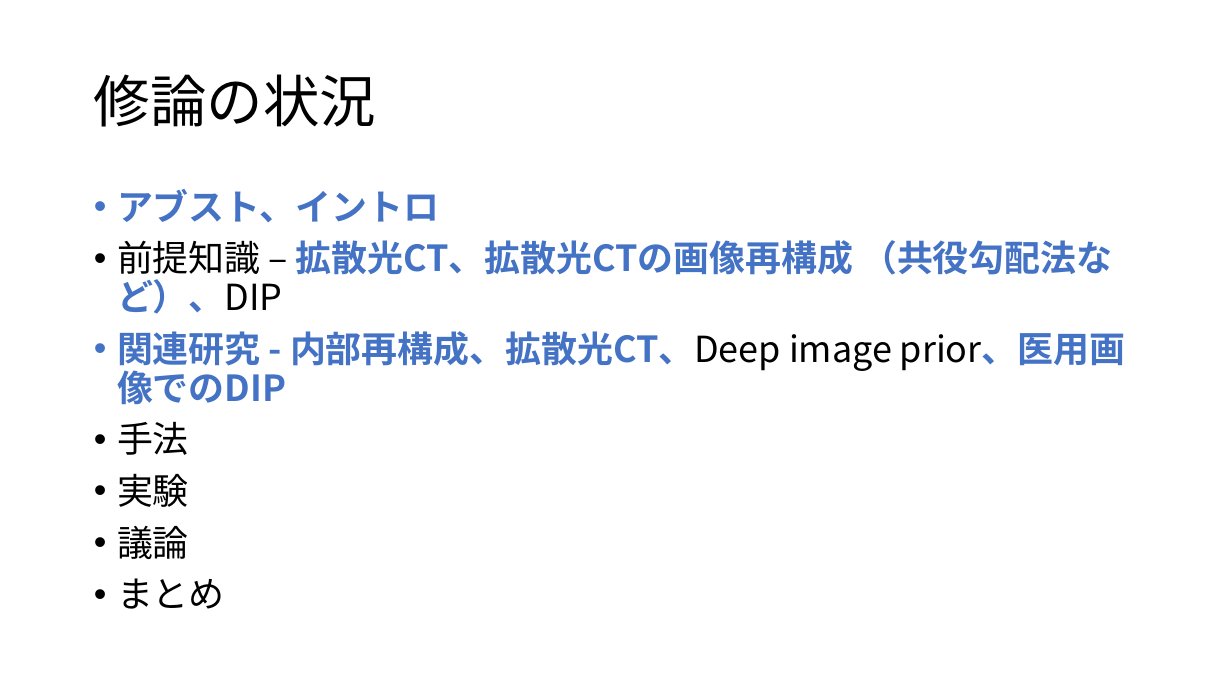
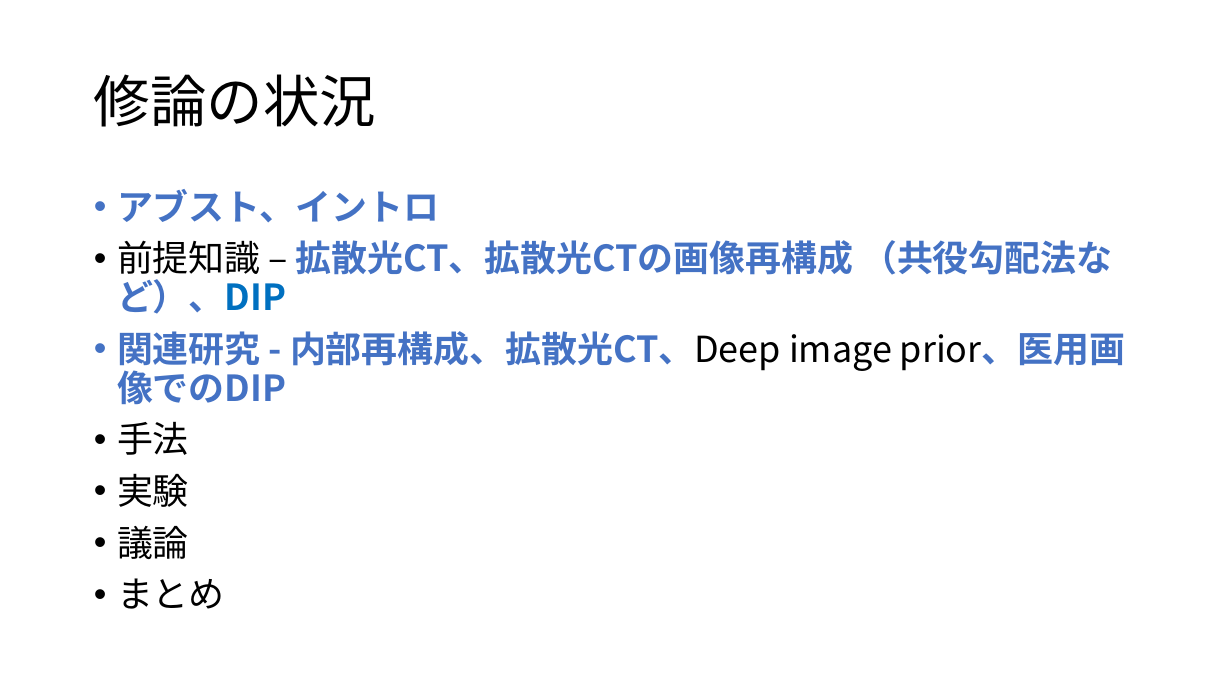
Before and after one commit to atuyoti/dot, a slide deck: slide 43 of slide/0519.pptx (slide 38 before the commit). Drawn at 1232x693 pixels with LibreOffice and Linux fonts; fonts in the diff are those of the drawing. Boxes give left, top, right and bottom in pixels: in the first picture for what was removed or moved away, otherwise in the second. Text is boxed around its words. In the diff, an @@ line names an element or a change of style, - is before the commit and + after.

```diff
--- a/slide/0519.pptx
+++ b/slide/0519.pptx
@@ text at [117,240,1112,314]: text colour #000000 to #0070C0, bold on in "（共役勾配法など）、DIP" @@
```
Also in this commit, not shown: 1 other slide changed, 7 slides added, 2 slides removed, 35 other files.
